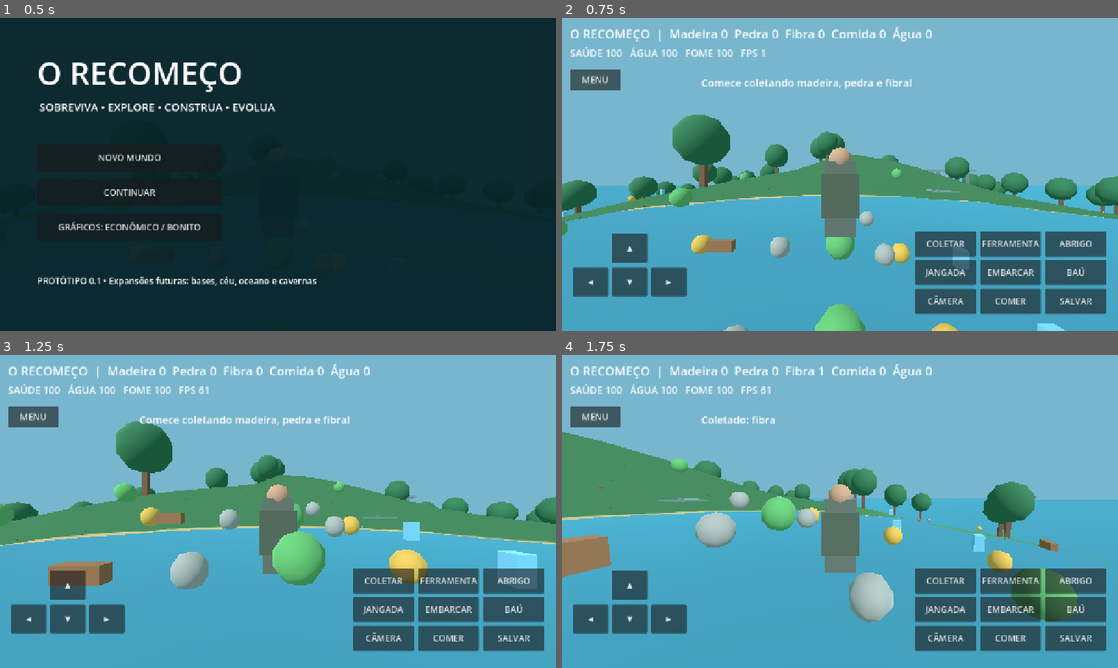
Above: before the commit, frames 1-4 (two rows, left to right).
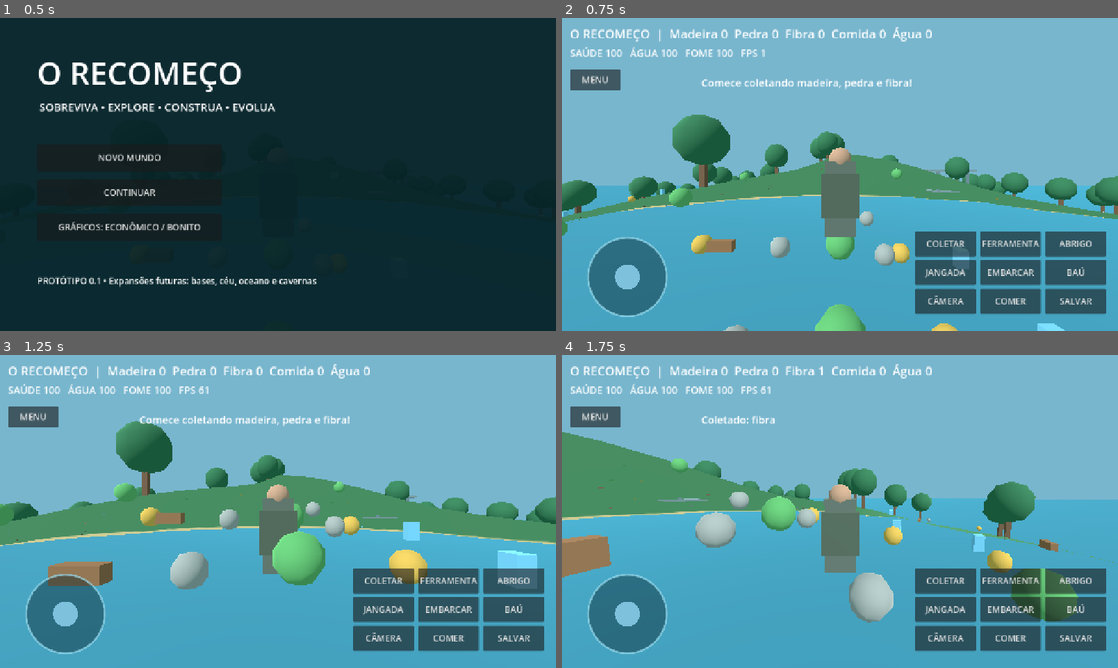
Above: after the commit, the same moments.

Repository: ronaldweker-prog/game
Game: Godot game, scene res://scenes/main.tscn
The game is run twice, just before and just after one commit, with the same random seed, the same clock (stepped at 60 frames per second) and the same inputs.
Inputs (mouse positions are in pixels of both pictures, inside the frame that each line leads up to):
- Up to frame 1 (0.5 s): no input
- Up to frame 2 (0.75 s): click "NOVO MUNDO" at 0.5 s
- Up to frame 3 (1.25 s): no input
- Up to frame 4 (1.75 s): tap Enter at 1.25 s; move the mouse to (867, 511) at 1.27 s; hold W from 1.28 s (still down); tap E at 1.35 s; click (867, 511) at 1.42 s; tap Space at 1.52 s

Frame 1 is identical in both runs. In frame 2, 3.5% of the frame differs, in the area x 2-23%, y 68-96%; in frame 3, 3.3%; in frame 4, 3.5%.

Commit message:
Integrar analógico virtual multitoque ao controle da ilha

Diff:
--- a/scripts/Main.gd
+++ b/scripts/Main.gd
@@ -4,6 +4,7 @@
 # Expansões (bases, criaturas, NPCs, céu e subterrâneo) ainda não implementadas.
 const SAVE := "user://save.json"
 const CONFIG_PATH := "res://config/gameplay.json"
+const VIRTUAL_STICK = preload("res://scripts/VirtualStick.gd")
 var game_config: Dictionary = {}
 var playing := false
 var player: CharacterBody3D
@@ -15,6 +16,7 @@
 var menu: Control
 var hud_panel: Control
 var joystick := Vector2.ZERO
+var joystick_control: Control
 var mobile_look := -1
 var first_person := false
 var items := {"madeira": 0, "pedra": 0, "fibra": 0, "comida": 0, "agua": 0}
@@ -293,16 +295,11 @@
 		var method := String(keys[i][1])
 		_btn(hud_panel,String(keys[i][0]),Vector2(812 + (i % 3) * 150,490 + int(i / 3) * 66),Vector2(140,58),func(): _action(method))
 	_btn(hud_panel,"MENU",Vector2(18,118),Vector2(116,48),func(): _show_menu(true))
-	var directions := [["▲","forward",Vector2(115,495)],["◀","left",Vector2(25,573)],["▼","back",Vector2(115,573)],["▶","right",Vector2(205,573)]]
-	for spec in directions:
-		var b := Button.new()
-		b.text = String(spec[0])
-		b.position = spec[2]
-		b.size = Vector2(81,67)
-		hud_panel.add_child(b)
-		var k := String(spec[1])
-		b.button_down.connect(func(): held[k] = true)
-		b.button_up.connect(func(): held[k] = false)
+	joystick_control = VIRTUAL_STICK.new()
+	joystick_control.name = "JoystickMobile"
+	joystick_control.position = Vector2(45,490)
+	joystick_control.size = Vector2(210,210)
+	hud_panel.add_child(joystick_control)
 	hud_panel.visible = false
 
 func _show_menu(show: bool) -> void:
@@ -558,6 +555,10 @@
 	if held["right"] or Input.is_key_pressed(KEY_D) or Input.is_key_pressed(KEY_RIGHT): move.x += 1
 	if held["forward"] or Input.is_key_pressed(KEY_W) or Input.is_key_pressed(KEY_UP): move.y += 1
 	if held["back"] or Input.is_key_pressed(KEY_S) or Input.is_key_pressed(KEY_DOWN): move.y -= 1
+	if is_instance_valid(joystick_control):
+		move.x += joystick_control.amount.x
+		move.y -= joystick_control.amount.y
+	move = move.limit_length(1.0)
 	var dir := (player.transform.basis * Vector3(move.x,0,-move.y)).normalized()
 	if aboard and is_instance_valid(raft):
 		raft.position += dir * delta * float(setting("balance", "raft_speed", 4.0))
